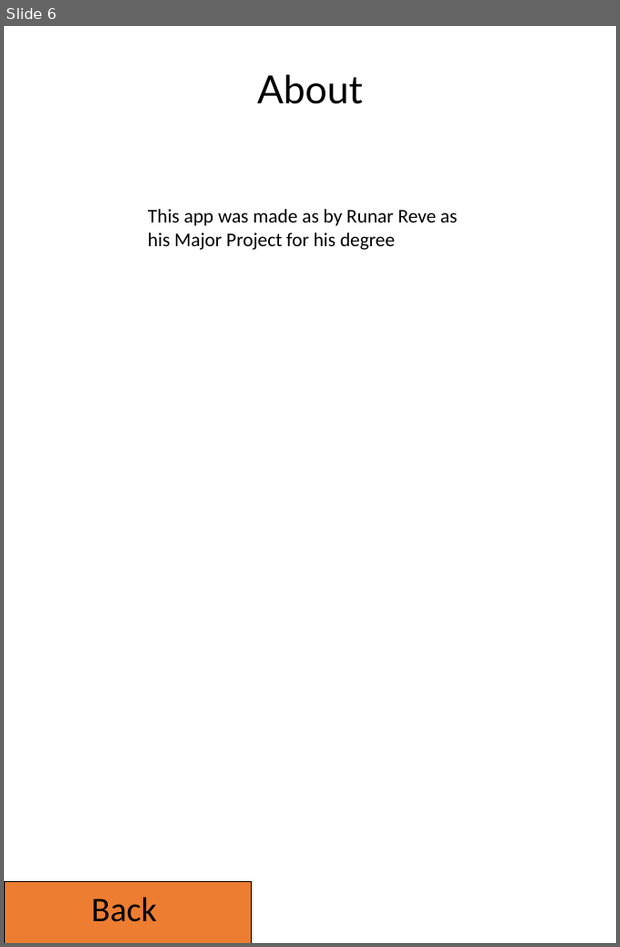
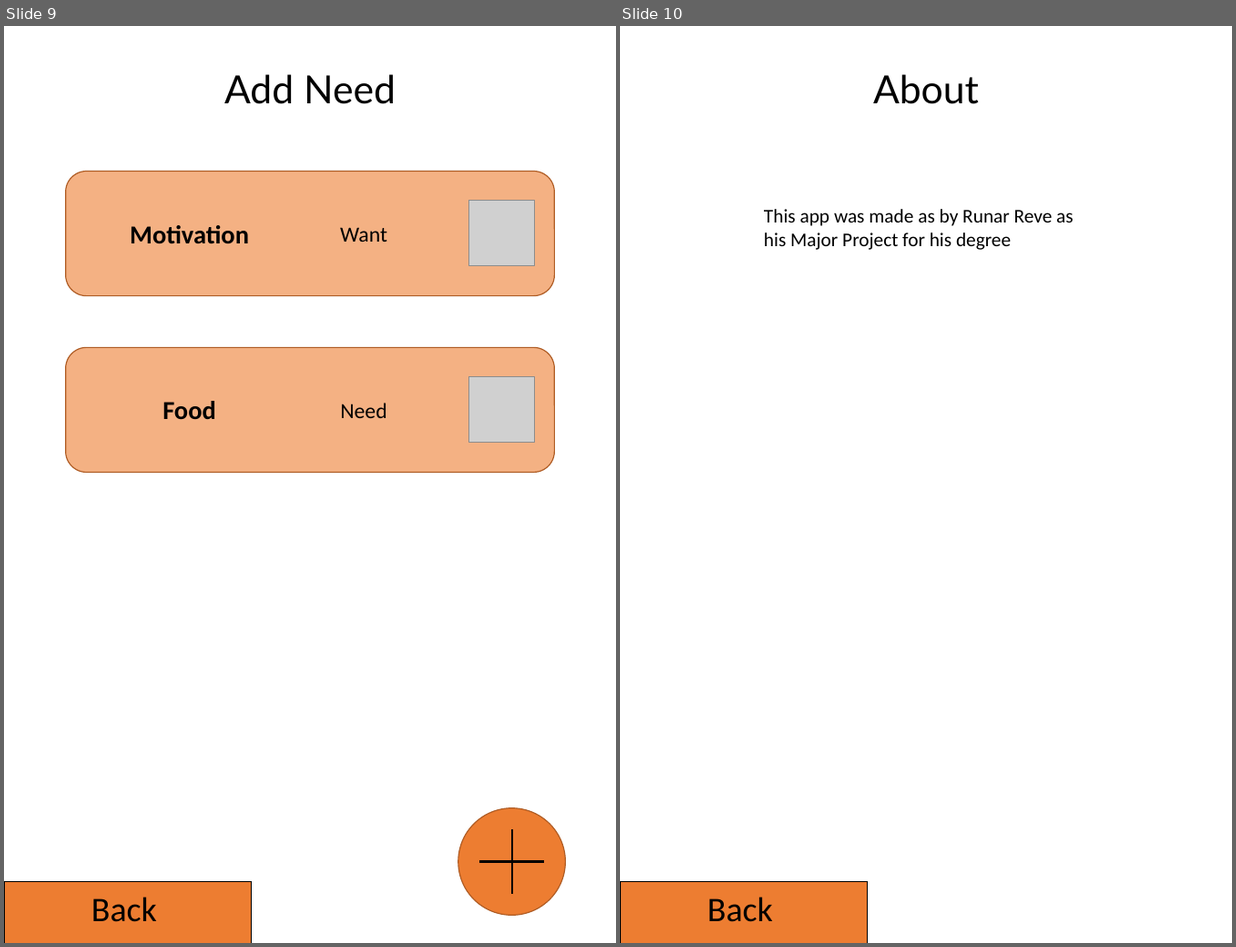
Before and after one commit to RunarReve/MoodTrackingApp, a slide deck: Documents/UI.pptx. Shown side by side, each under a label of ours: slide 6 before the commit, slides 9 and 10 after it. The pictures are 620x947 and 1236x947 pixels, drawn with LibreOffice and Linux fonts; fonts in the diff are those of the drawing; grey boxes stand for pictures. Boxes give left, top, right and bottom in pixels: in the first picture for what was removed or moved away, otherwise in the second. Text is boxed around its words. In the diff, an @@ line names an element or a change of style, - is before the commit and + after.

```diff
--- a/Documents/UI.pptx
+++ b/Documents/UI.pptx
@@ slide 9 added at (4,26,616,943), background #FFFFFF @@
@@ title added at (224,74,395,104), 36 pt, text #000000 @@
+Add Need
@@ rounded rectangle added at (65,172,555,296), fill #F4B183, outline #AF5C24 1 pt @@
@@ picture added at (469,201,534,266) @@
@@ text added at (130,225,249,244), 24 pt, text #000000, bold @@
+Motivation
@@ text added at (340,227,387,242), 20 pt, text #000000 @@
+Want
@@ rounded rectangle added at (65,348,555,473), fill #F4B183, outline #AF5C24 1 pt @@
@@ picture added at (469,377,534,443) @@
@@ text added at (162,401,216,420), 24 pt, text #000000, bold @@
+Food
@@ text added at (340,403,386,418), 20 pt, text #000000 @@
+Need
@@ ellipse added at (458,809,565,916), fill #ED7D31, outline #AF5C24 1 pt @@
@@ plus sign added at (469,820,555,905), fill #000000, outline #000000 1 pt @@
@@ rectangle added at (4,882,252,943), fill #ED7D31, outline #000000 1 pt @@
@@ text added at (91,897,157,922), 32 pt, text #000000 @@
+Back
@@ what was slide 6 is now slide 10 @@
```
Also in this commit, not shown: 5 slides changed, 3 other slides added, 30 other files.
